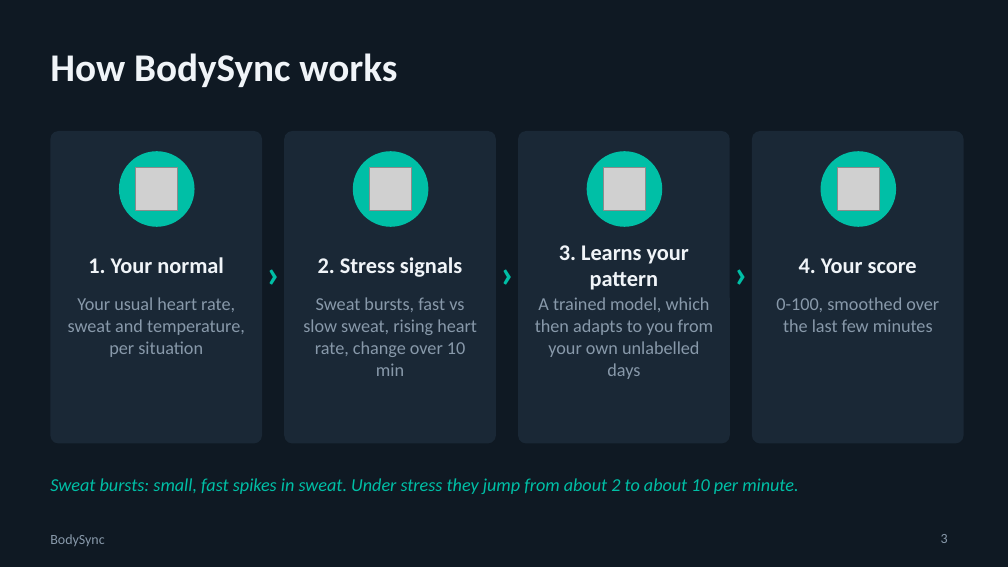
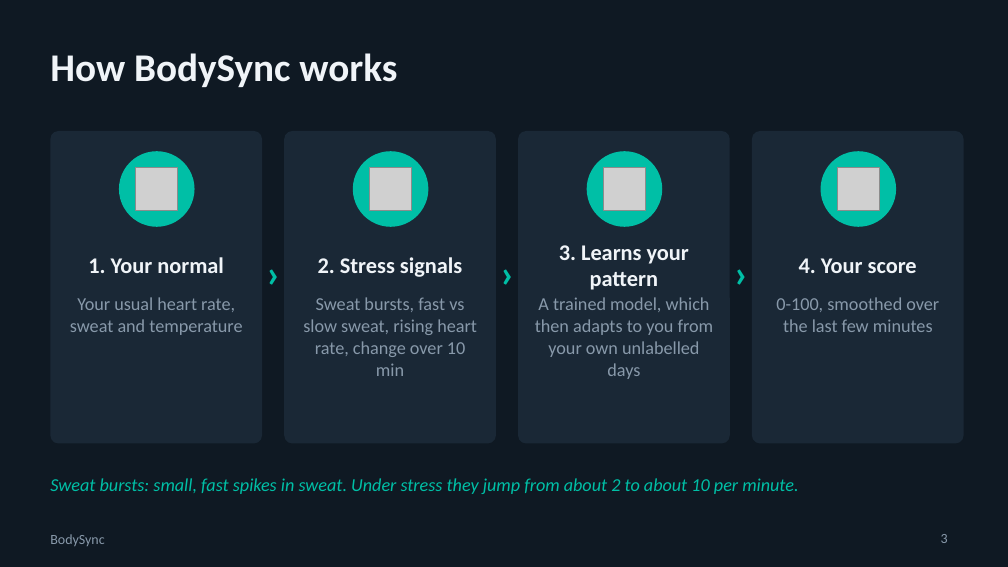
Before and after one commit to swaylakh/bodysync, a slide deck: slide 3 of docs/slides/BodySync_Final.pptx. Drawn at 1008x567 pixels with LibreOffice and Linux fonts; fonts in the diff are those of the drawing; grey boxes stand for pictures. Boxes give left, top, right and bottom in pixels: in the first picture for what was removed or moved away, otherwise in the second. Text is boxed around its words. In the diff, an @@ line names an element or a change of style, - is before the commit and + after.

```diff
--- a/docs/slides/BodySync_Final.pptx
+++ b/docs/slides/BodySync_Final.pptx
@@ text at [70, 297, 242, 335]: text changed @@
-Your usual heart rate, sweat and temperature, per situation
+Your usual heart rate, sweat and temperature
```
Also in this commit, not shown: 5 other slides changed, 14 other files.
